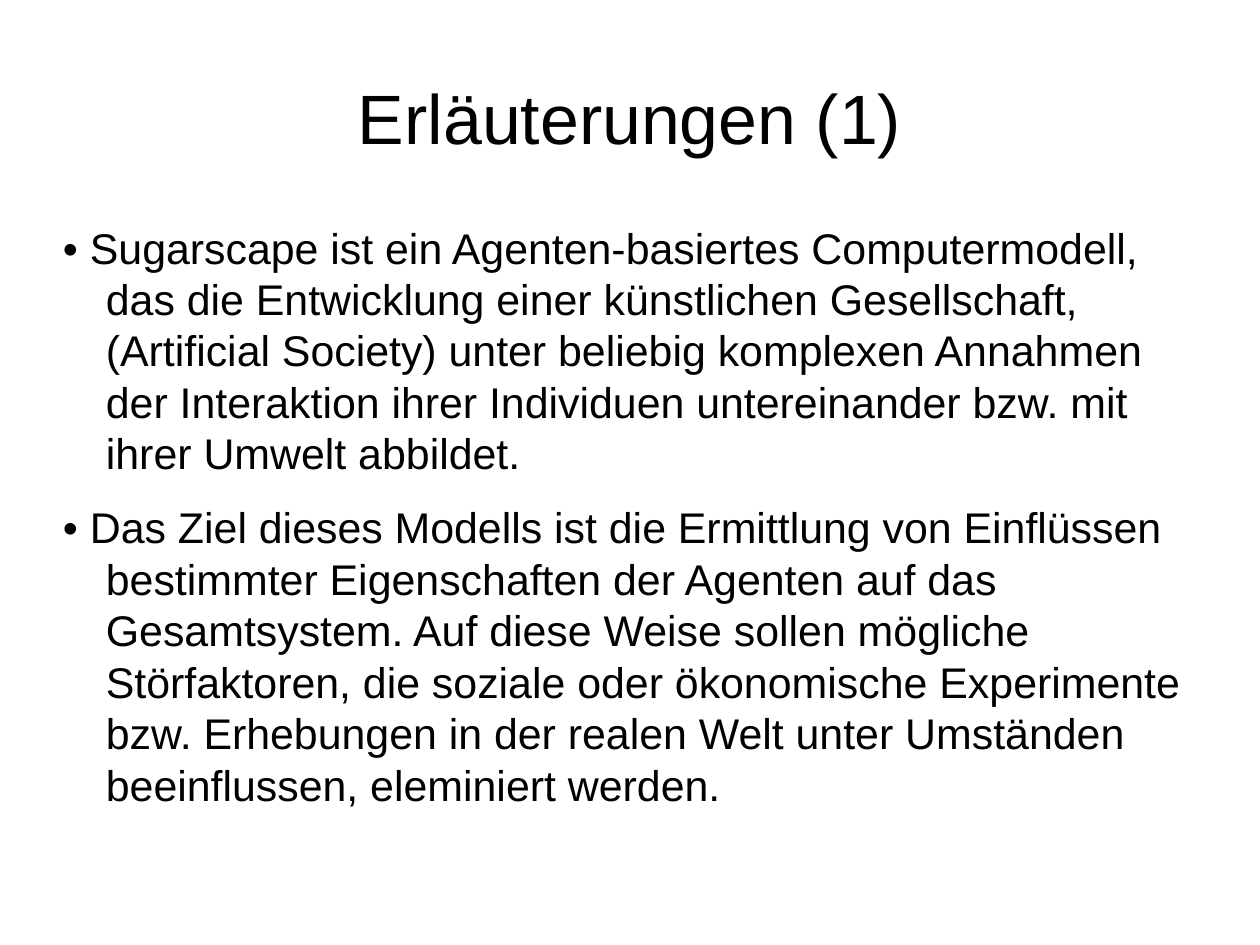
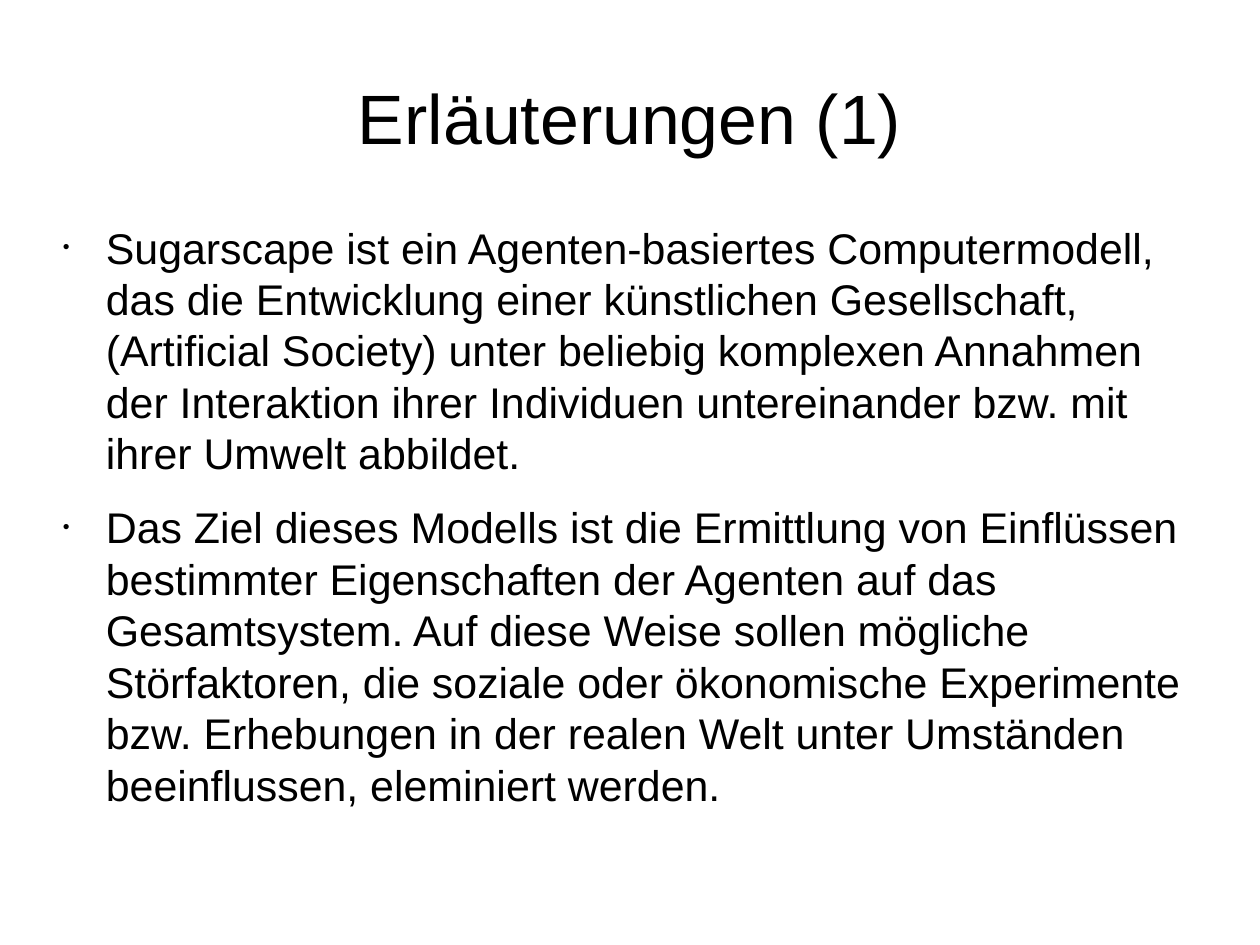
Before and after one commit to wsmirnow/Sugarscape, a slide deck: slide 2 of Presentation/Presentation.odp. Drawn at 1260x945 pixels with LibreOffice and Linux fonts; fonts in the diff are those of the drawing. Boxes give left, top, right and bottom in pixels: in the first picture for what was removed or moved away, otherwise in the second. Text is boxed around its words. In the diff, an @@ line names an element or a change of style, - is before the commit and + after.

```diff
--- a/Presentation/Presentation.odp
+++ b/Presentation/Presentation.odp
@@ text at bbox=[106, 233, 1180, 807]: text changed @@
-• Sugarscape ist ein Agenten-basiertes Computermodell, das die Entwicklung einer künstlichen Gesellschaft, (Artificial Society) unter beliebig komplexen Annahmen der Interaktion ihrer Individuen untereinander bzw. mit ihrer Umwelt abbildet.
-• Das Ziel dieses Modells ist die Ermittlung von Einflüssen bestimmter Eigenschaften der Agenten auf das Gesamtsystem. Auf diese Weise sollen mögliche Störfaktoren, die soziale oder ökonomische Experimente bzw. Erhebungen in der realen Welt unter Umständen beeinflussen, eleminiert werden.
+• Sugarscape ist ein Agenten-basiertes Computermodell, das die Entwicklung einer künstlichen Gesellschaft, (Artificial Society) unter beliebig komplexen Annahmen der Interaktion ihrer Individuen untereinander bzw. mit ihrer Umwelt abbildet.
+• Das Ziel dieses Modells ist die Ermittlung von Einflüssen bestimmter Eigenschaften der Agenten auf das Gesamtsystem. Auf diese Weise sollen mögliche Störfaktoren, die soziale oder ökonomische Experimente bzw. Erhebungen in der realen Welt unter Umständen beeinflussen, eleminiert werden.
```
Also in this commit, not shown: 8 other slides changed, 1 other file.
